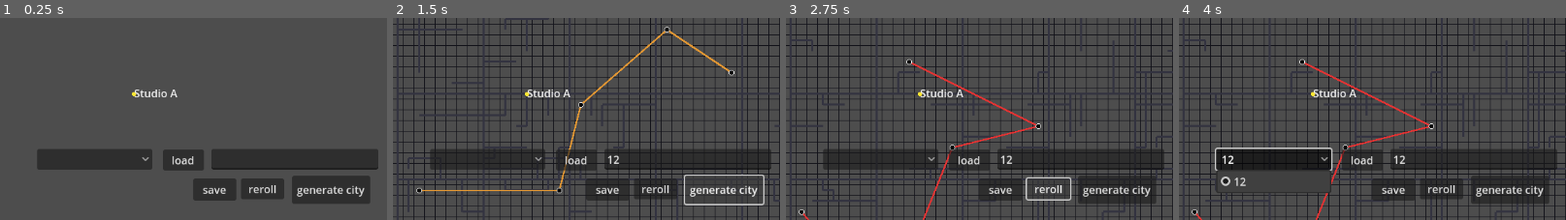
Above: before the commit, frames 1-4 (left to right).
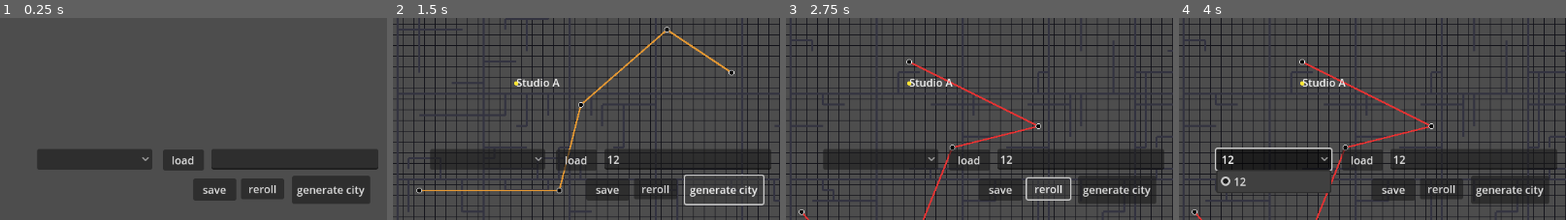
Above: after the commit, the same moments.

Repository: Naeta2/city-of-sound_GD4.5_team
Game: Godot game, scene res://scenes/Main.tscn
Two runs of this game, one before a commit and one after it. Both use one fixed random seed, a clock stepped at 60 frames per second and the inputs below.
Inputs (mouse positions are % of the whole screen's width and height, from its top left):
- Up to frame 1 (0.25 s): no input
- Up to frame 2 (1.5 s): click (88, 85) at 0.52 s; type "12" at 0.6 s; click "generate city" at 1.25 s
- Up to frame 3 (2.75 s): click "reroll" at 2 s
- Up to frame 4 (4 s): click "save" at 2.75 s; click "12" at 3.5 s
The pictures show only the part of the screen within x 50-100%, y 50-100%; the shares and areas given below are measured in that part.

The runs differ from the first frame. In frame 1, 0.2% of the frame differs, in the area x 34-46%, y 35-40%; in frame 2, 0.5%, in the area x 31-46%, y 30-40%; in frame 3, 0.5%; in frame 4, 0.5%.

Commit message:
sync city service to place repo

Diff:
--- a/autoload/CityService.gd
+++ b/autoload/CityService.gd
@@ -25,6 +25,11 @@
 @export var ex_target_hub_degree:int = 3             # viser une station connectée à ≥3 lignes
 @export var ex_interchange_join_dist:float = 5.0     # rayon pour fusion/partage entre 2 lignes
 @export var ex_hub_join_dist:float = 4.0             # rayon pour promouvoir un hub multi-lignes
+
+@export_group("Grid / World mapping")
+@export var ex_cell_px:int = 16
+@export var ex_world_origin:Vector2 = Vector2.ZERO
+@export var ex_cell_size_m:float = 10.0
 
 signal city_changed
 
@@ -107,7 +112,14 @@
 			return Vector2i(x,y)
 	return Vector2i(-1,-1)
 
-
+func world_to_cell(world_pos: Vector2) -> Vector2i:
+	var rel := world_pos - ex_world_origin / ex_cell_size_m
+	var cx = clamp(roundi(rel.x), 0, max(0, _w - 1))
+	var cy = clamp(roundi(rel.y), 0, max(0, _h - 1))
+	return Vector2i(cx, cy)
+
+func cell_to_world(cell: Vector2i) -> Vector2 :
+	return ex_world_origin + Vector2(cell) * ex_cell_size_m
 
 
 #------------------ gen -------------------------
@@ -173,15 +185,58 @@
 
 #-- places
 
-func sync_places_from_repo():
-	clear_places()
-	for pid in PlaceRepo.list_ids():
-		var p = PlaceRepo.get_place(pid)
-		var n = p.get("name", String(pid))
-		if not p["meta"].has("pos"): continue
-		var cell := Vector2i(p["meta"]["pos"])
-		if cell.x >= 0:
-			add_place(pid, n, cell)
+func sync_places_from_repo(preserve_existing: bool = false, write_back: bool = true) -> void:
+	if not preserve_existing:
+		_places.clear()
+	var ids := []
+	if PlaceRepo.has_method("list_ids"):
+		ids = PlaceRepo.list_ids()
+	elif PlaceRepo.has_method("get_all_place_ids"):
+		ids = PlaceRepo.get_all_place_ids()
+	else:
+		push_warning("PlaceRepo: no ids getter (list_ids / get_all_place_ids).")
+		emit_signal("city_changed")
+		return
+	for pid in ids:
+		if not PlaceRepo.has_method("get_place"):
+			continue
+		var p := PlaceRepo.get_place(pid)
+		var n = String(p.get("name", String(pid)))
+		var meta = p.get("meta", {})
+		var cell := Vector2i(-1, -1)
+		if typeof(meta) == TYPE_DICTIONARY and meta.has("grid_cell"):
+			cell = _parse_vec2i(meta["grid_cell"], Vector2i(-1, -1))
+		if (cell.x < 0 or cell.y < 0) and typeof(meta) == TYPE_DICTIONARY and meta.has("pos"):
+			var pos = meta["pos"]
+			match typeof(pos):
+				TYPE_VECTOR2:
+					cell = world_to_cell(pos)
+				TYPE_VECTOR2I:
+					cell = pos
+				_:
+					cell = _parse_vec2i(pos, Vector2i(-1, -1))
+		if cell.x < 0 or cell.y < 0:
+			cell = suggest_place_cell()
+		if not _is_valid_place_cell(cell):
+			cell = _nearest_valid_place_cell(cell, 12)
+		if cell.x < 0 or cell.y < 0:
+			push_warning("Could not place '%s' on grid." % [name])
+			continue
+		var dup := false
+		for e in _places:
+			if e["cell"] == cell:
+				dup = true
+				break
+		if dup:
+			var alt := _nearest_valid_place_cell(cell + Vector2i(1, 0), 8)
+			if alt.x >= 0:
+				cell = alt
+			else:
+				continue
+		_places.append({ "id": StringName(pid), "name": n, "cell": cell })
+		if write_back and PlaceRepo.has_method("set_place_meta_value"):
+			PlaceRepo.set_place_meta_value(pid, "grid_cell", [cell.x, cell.y])
+	emit_signal("city_changed")
 
 
 #--road
@@ -1056,3 +1111,19 @@
 		if parts.size() >= 2:
 			return Vector2i(int(parts[0].strip_edges()), int(parts[1].strip_edges()))
 	return fallback
+
+func _is_valid_place_cell(c: Vector2i) -> bool :
+	if c.x < 0 or c.y < 0 or c.x >= _w or c.y >= _h: return false
+	if _is_road(c.x,c.y): return false
+	return true
+
+func _nearest_valid_place_cell(from: Vector2i, max_radius:int = 8) -> Vector2i:
+	if _is_valid_place_cell(from): return from
+	for r in range(1, max_radius + 1):
+		for dy in range(-r, r+1):
+			for dx in range(-r, r+1):
+				if abs(dx) != r and abs(dy) != r: continue
+				var p := Vector2i(from.x + dx, from.y + dy)
+				if p.x < 0 or p.y <0 or p.x >= _w or p.y >= _h : continue
+				if _is_valid_place_cell(p) : return p
+	return Vector2i(-1, -1)
--- a/scenes/ui/debug/camera_2d.gd
+++ b/scenes/ui/debug/camera_2d.gd
@@ -64,6 +64,7 @@
 	#}
 	#CityService.generate(_seed, Vector2i(x,y), params)
 	CityService.generate_from_exports()
+	CityService.sync_places_from_repo()
 
 
 func _on_reroll_btn_pressed() -> void:
Not shown, changed: docs/AUTOLOAD_INDEX.md
